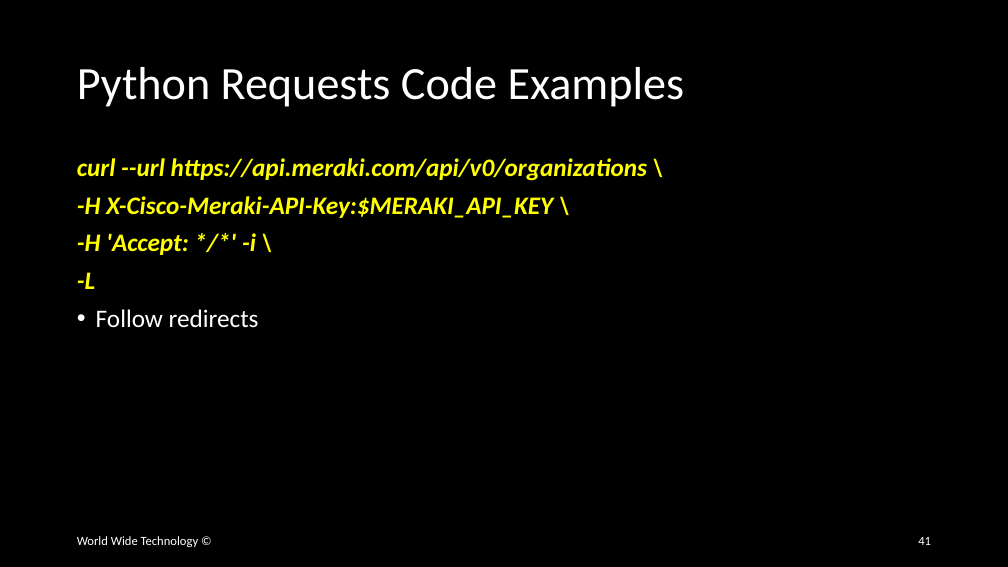
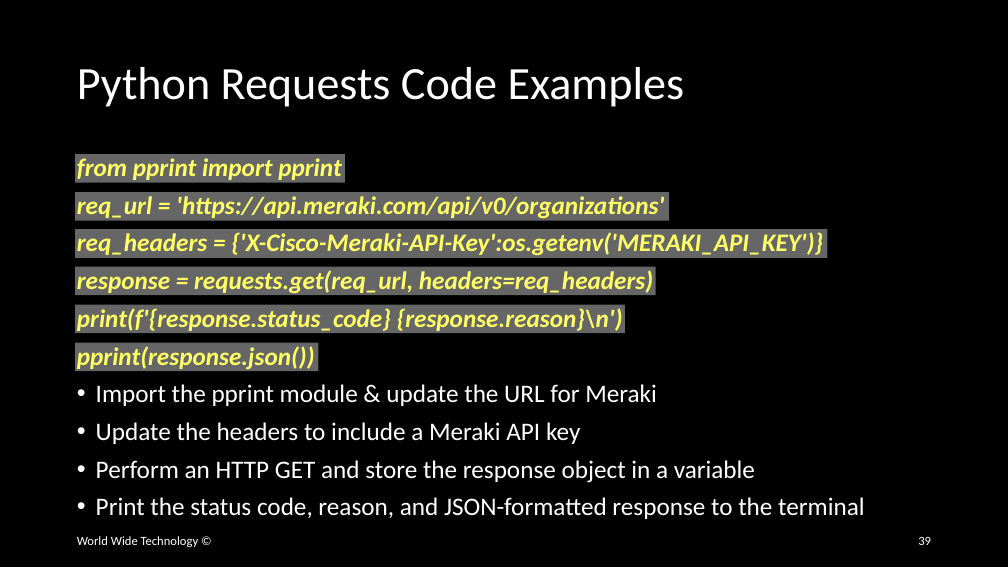
Before and after one commit to wwt/curl-requests-foundations, a slide deck: slide 39 of curl-requests-foundations.pptx (slide 41 before the commit). Drawn at 1008x567 pixels with LibreOffice and Linux fonts; fonts in the diff are those of the drawing. Boxes give left, top, right and bottom in pixels: in the first picture for what was removed or moved away, otherwise in the second. Text is boxed around its words. In the diff, an @@ line names an element or a change of style, - is before the commit and + after.

Commit message:
Added Requests slide with example GET from Meraki

```diff
--- a/curl-requests-foundations.pptx
+++ b/curl-requests-foundations.pptx
@@ rectangle added at (75, 154, 345, 183), fill #FFFFFF at 40% opacity @@
@@ text at (77, 158, 864, 519): text changed @@
-curl --url https://api.meraki.com/api/v0/organizations \
--H X-Cisco-Meraki-API-Key:$MERAKI_API_KEY \
--H 'Accept: */*' -i \
--L
-• Follow redirects
+from pprint import pprint
+req_url = 'https://api.meraki.com/api/v0/organizations'
+req_headers = {'X-Cisco-Meraki-API-Key':os.getenv('MERAKI_API_KEY')}
+response = requests.get(req_url, headers=req_headers)
+print(f'{response.status_code} {response.reason}\n')
+pprint(response.json())
+• Import the pprint module & update the URL for Meraki
+• Update the headers to include a Meraki API key
+• Perform an HTTP GET and store the response object in a variable
+• Print the status code, reason, and JSON-formatted response to the terminal
@@ rectangle added at (75, 192, 669, 221), fill #FFFFFF at 40% opacity @@
@@ rectangle added at (75, 229, 827, 258), fill #FFFFFF at 40% opacity @@
@@ rectangle added at (75, 267, 656, 296), fill #FFFFFF at 40% opacity @@
@@ rectangle added at (75, 305, 625, 333), fill #FFFFFF at 40% opacity @@
@@ rectangle added at (75, 343, 318, 371), fill #FFFFFF at 40% opacity @@
@@ page number at (918, 537, 931, 545): text changed @@
-41
+39
```
Also in this commit, not shown: 1 other slide changed, 2 slides removed.
